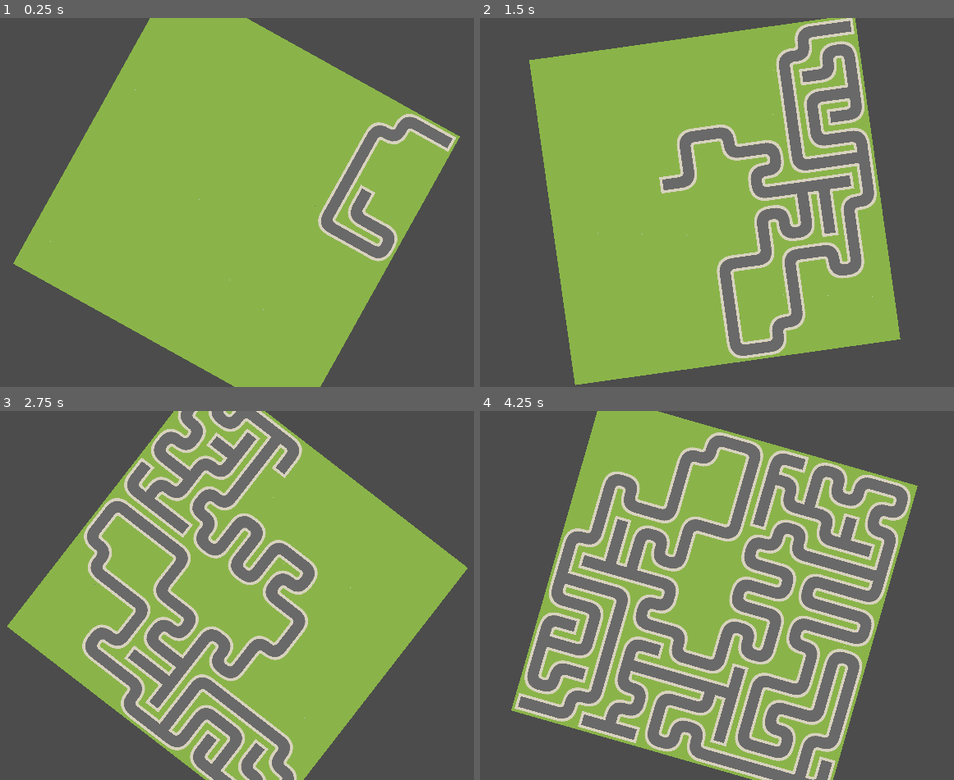
Above: before the commit, frames 1-4 (two rows, left to right).
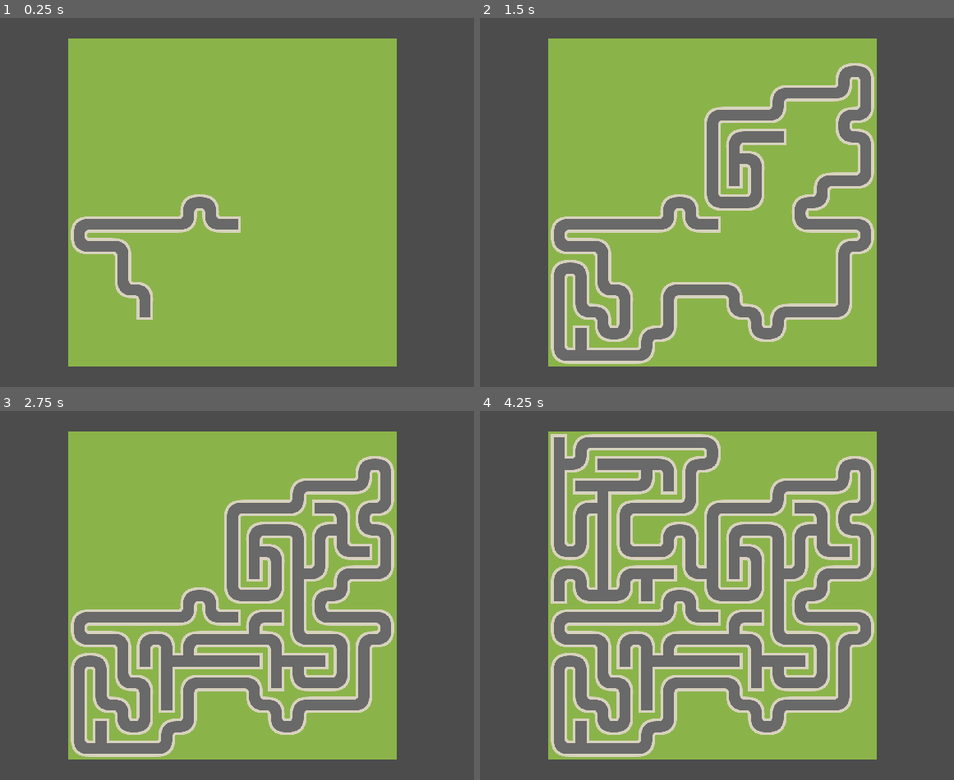
Above: after the commit, the same moments.

Repository: Nexe08/VimJam20220909
Game: Godot game, scene res://RootScene.tscn
Two runs of this game, one before a commit and one after it. Both use one fixed random seed, a clock stepped at 60 frames per second and the inputs below.
Inputs (mouse positions are in pixels of both pictures, inside the frame that each line leads up to):
- Up to frame 1 (0.25 s): no input
- Up to frame 2 (1.5 s): move the mouse to (859, 184) at 0.52 s; move the mouse to (579, 220) at 1.27 s
- Up to frame 3 (2.75 s): move the mouse to (298, 514) at 2.02 s
- Up to frame 4 (4.25 s): move the mouse to (679, 669) at 2.77 s; move the mouse to (911, 650) at 3.52 s

The runs differ from the first frame. In frame 1, 23% of the frame differs, in the area x 2-98%, y 0-100%; in frame 2, 30%; in frame 3, 50%, in the area x 1-99%, y 0-100%; in frame 4, 48%.

Commit message:
mmaze start from center.

Diff:
--- a/map_container.gd
+++ b/map_container.gd
@@ -1,5 +1,5 @@
 extends Node2D
 
 
-func _process(delta: float) -> void:
-	look_at(get_global_mouse_position())
+#func _process(delta: float) -> void:
+#	look_at(get_global_mouse_position())
--- a/tile_map.gd
+++ b/tile_map.gd
@@ -22,11 +22,12 @@
 
 func _ready() -> void:
 	randomize()
+	tile_size = cell_size
+
 	global_position = Vector2(
-		ss.x / 2 - ((width * tile_size) / 2),
-		ss.y / 2 - ((height * tile_size) / 2)
+		ss.x / 2 - ((width * tile_size.x) / 2),
+		ss.y / 2 - ((height * tile_size.y) / 2)
 	)
-	tile_size = cell_size
 
 	make_maze()
 
@@ -50,7 +51,12 @@
 		for y in range(height):
 			unvisited.append(Vector2(x, y))
 			set_cellv(Vector2(x, y), N|E|S|W)
-	var current = Vector2(0, 0)
+#	var current = Vector2(0, 0) # starting point / cell of maze
+
+	var current = world_to_map(Vector2(
+		global_position.x + ((width * tile_size.x) - (width * tile_size.x)),
+		global_position.y + ((height * tile_size.y) / 2)
+	))
 	unvisited.erase(current)
 
 	# execute recursive backtracker algorithm
Not shown, removed: .mono/metadata/ide_messaging_meta.txt
